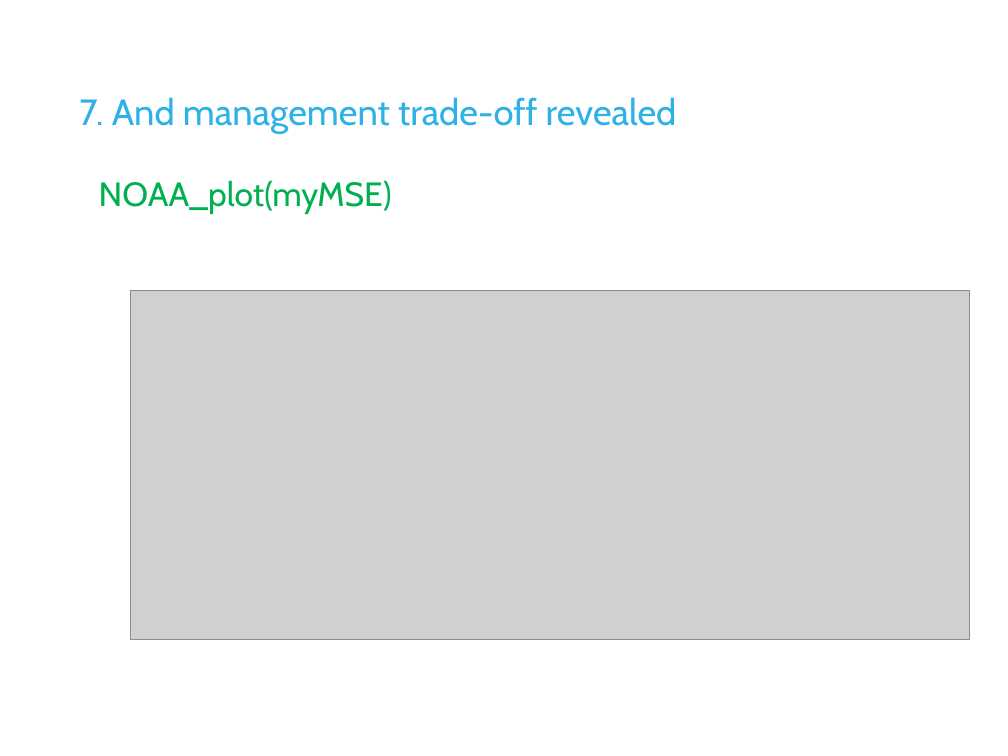
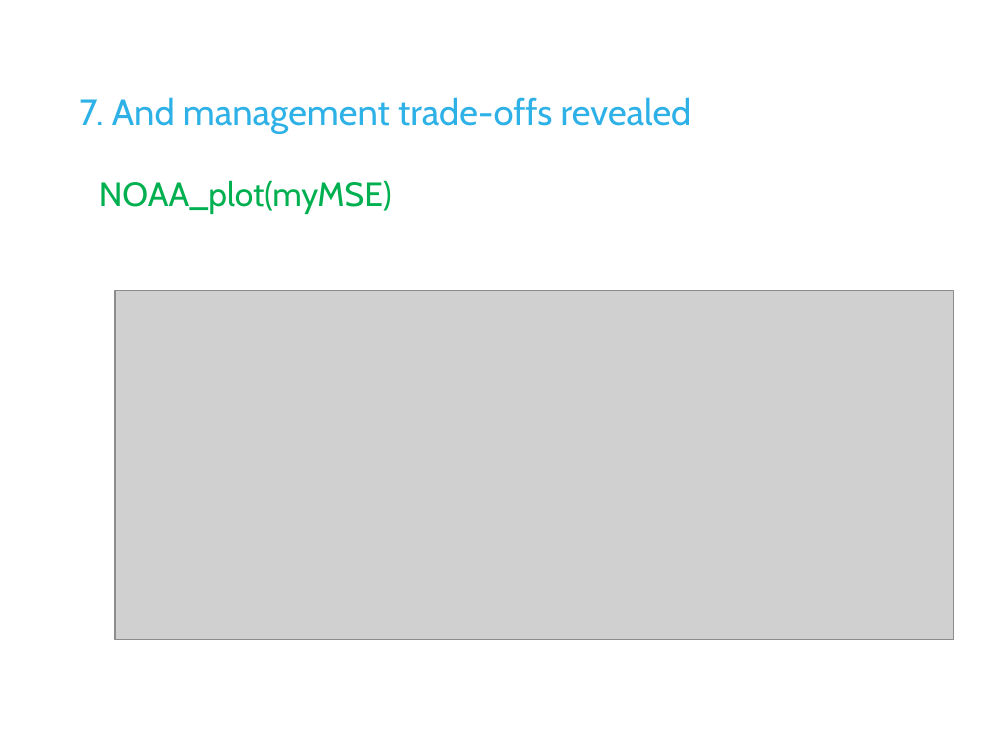
Before and after one commit to DLMtool/DLMDev, a slide deck: slide 9 of Disused code/Misc/Lectures/2 Running DLMtool/L2b Simple run of DLMtool.pptx. Drawn at 1008x756 pixels with LibreOffice and Linux fonts; fonts in the diff are those of the drawing; grey boxes stand for pictures; background and template pictures are left out. Boxes give left, top, right and bottom in pixels: in the first picture for what was removed or moved away, otherwise in the second. Text is boxed around its words. In the diff, an @@ line names an element or a change of style, - is before the commit and + after.

```diff
--- a/Disused code/Misc/Lectures/2 Running DLMtool/L2b Simple run of DLMtool.pptx
+++ b/Disused code/Misc/Lectures/2 Running DLMtool/L2b Simple run of DLMtool.pptx
@@ title at (79,97,692,133): text changed @@
-7. And management trade-off revealed
+7. And management trade-offs revealed
@@ picture: place and size @@
-picture at (131,290,970,639)
+picture at (115,290,954,639)
```
Also in this commit, not shown: 2 other slides changed, 11 other files.
